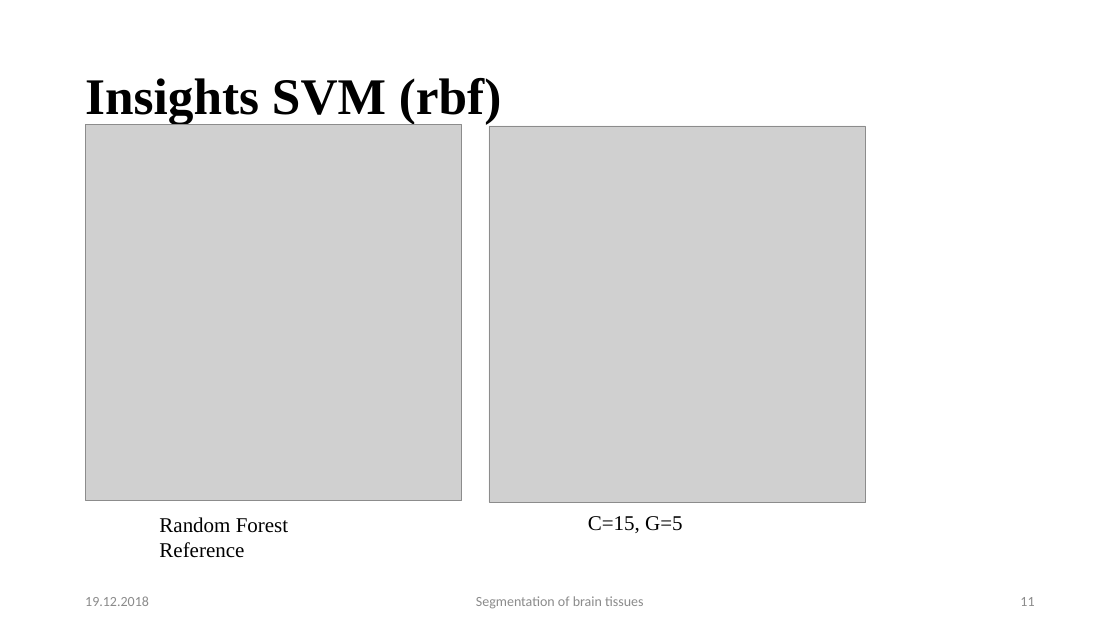
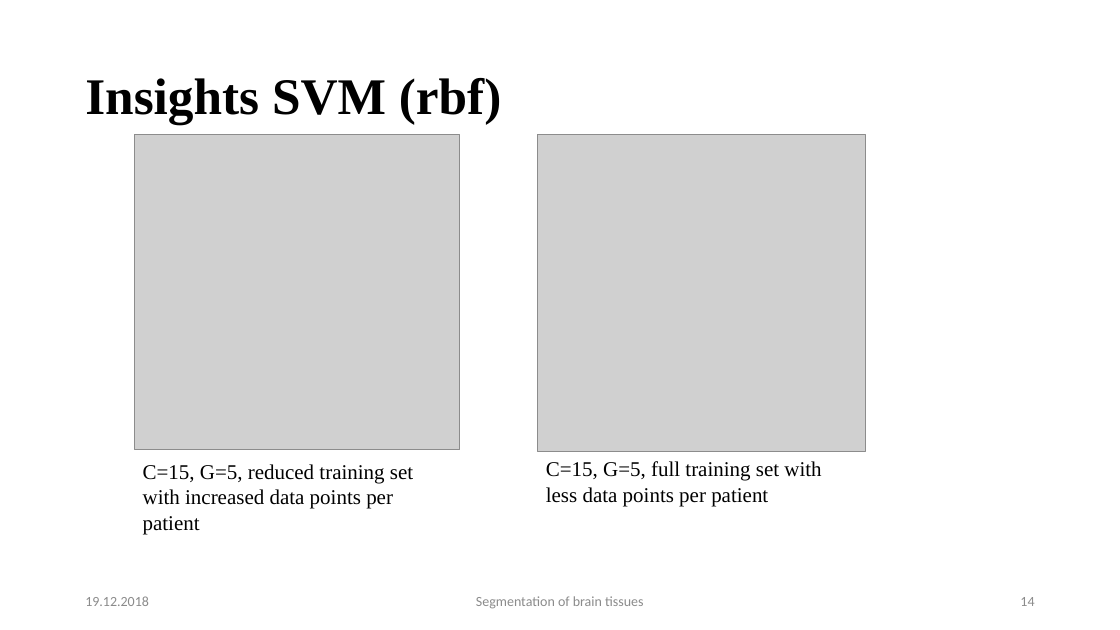
Before and after one commit to mhayoz/MIALab, a slide deck: slide 14 of Final Mialab.pptx (slide 11 before the commit). Drawn at 1120x630 pixels with LibreOffice and Linux fonts; fonts in the diff are those of the drawing; grey boxes stand for pictures; background and template pictures are left out. Boxes give left, top, right and bottom in pixels: in the first picture for what was removed or moved away, otherwise in the second. Text is boxed around its words. In the diff, an @@ line names an element or a change of style, - is before the commit and + after.

```diff
--- a/Final Mialab.pptx
+++ b/Final Mialab.pptx
@@ picture resized from (x1=86, y1=124, x2=462, y2=501) to (x1=134, y1=134, x2=460, y2=450) @@
@@ picture resized from (x1=489, y1=126, x2=865, y2=502) to (x1=538, y1=134, x2=865, y2=452) @@
@@ text added at (x1=143, y1=464, x2=413, y2=534), 18 pt, text #000000 @@
+C=15, G=5, reduced training set with increased data points per patient
@@ text at (x1=546, y1=461, x2=821, y2=506): text changed @@
-C=15, G=5
+C=15, G=5, full training set with less data points per patient
@@ text removed at (x1=159, y1=517, x2=288, y2=558) @@
-Random Forest
-Reference
@@ page number at (x1=1020, y1=597, x2=1034, y2=606): text changed @@
-11
+14
```
Also in this commit, not shown: 3 other slides changed, 3 slides added.
